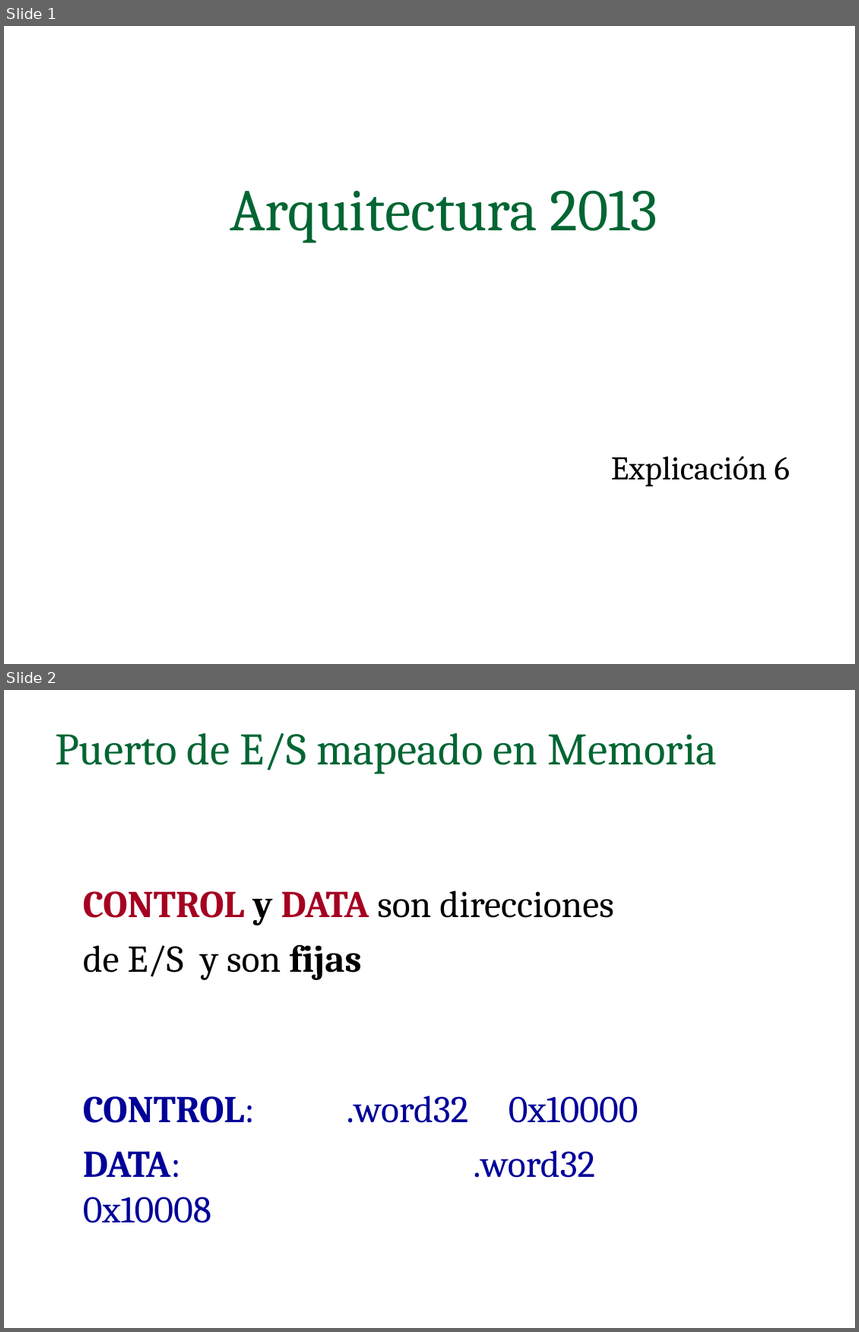
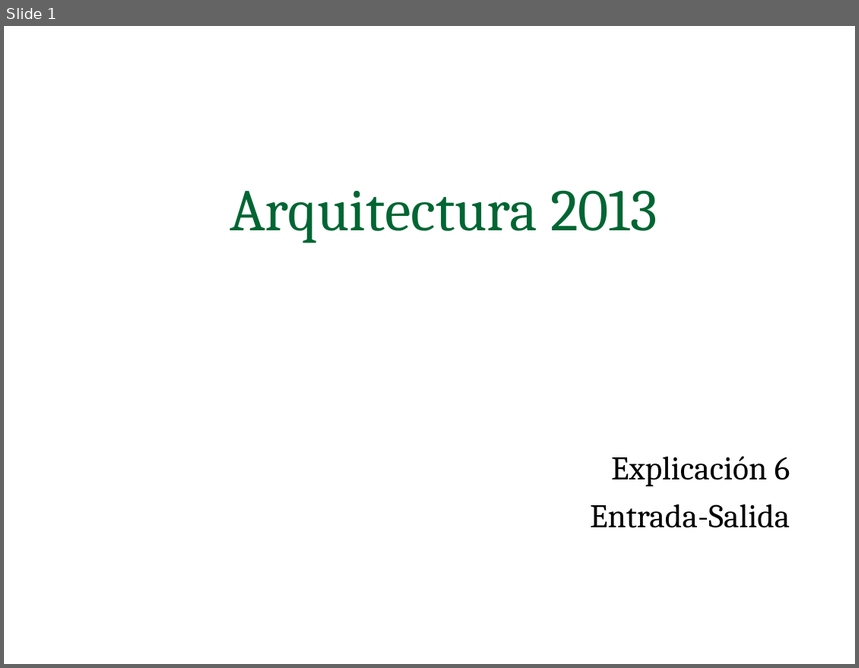
Before and after one commit to facundoq/facundoq.github.io, a slide deck: unlp/arq/clases/clase6.ppt. Shown one above the other, each under a label of ours: slides 1 and 2 before the commit, slide 1 after it. The pictures are 859x1332 and 859x668 pixels, drawn with LibreOffice and Linux fonts; fonts in the diff are those of the drawing. Boxes give left, top, right and bottom in pixels: in the first picture for what was removed or moved away, otherwise in the second. Text is boxed around its words. In the diff, an @@ line names an element or a change of style, - is before the commit and + after.

```diff
--- a/unlp/arq/clases/clase6.ppt
+++ b/unlp/arq/clases/clase6.ppt
@@ slide 2 removed at [4,690,855,1328], background #FFFFFF @@
@@ title removed at [55,733,718,774] @@
-Puerto de E/S mapeado en Memoria
@@ text removed at [83,891,639,1178] @@
-CONTROL y DATA son direcciones
-de E/S y son fijas
-CONTROL: .word32 0x10000
-DATA: .word32 0x10008
@@ slide 1 changed as well @@
@@ text at [590,504,790,528]: paragraph added @@
+Entrada-Salida
```
Also in this commit, not shown: 8 other slides changed, 5 slides added, 1 other slide removed.
